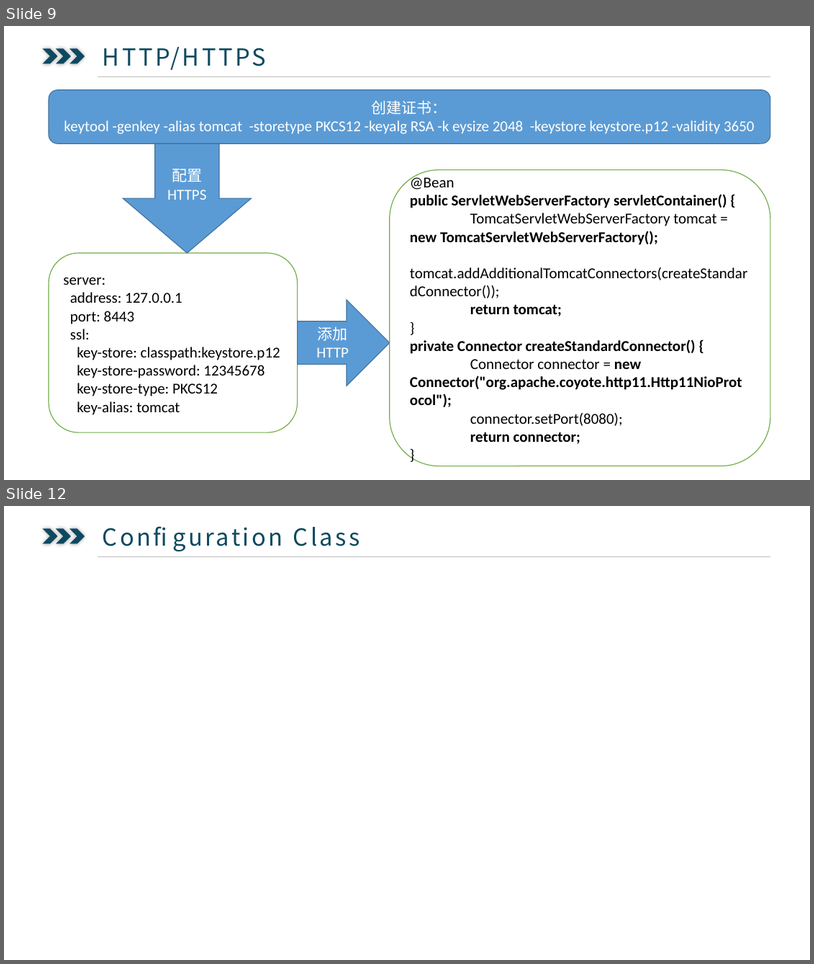
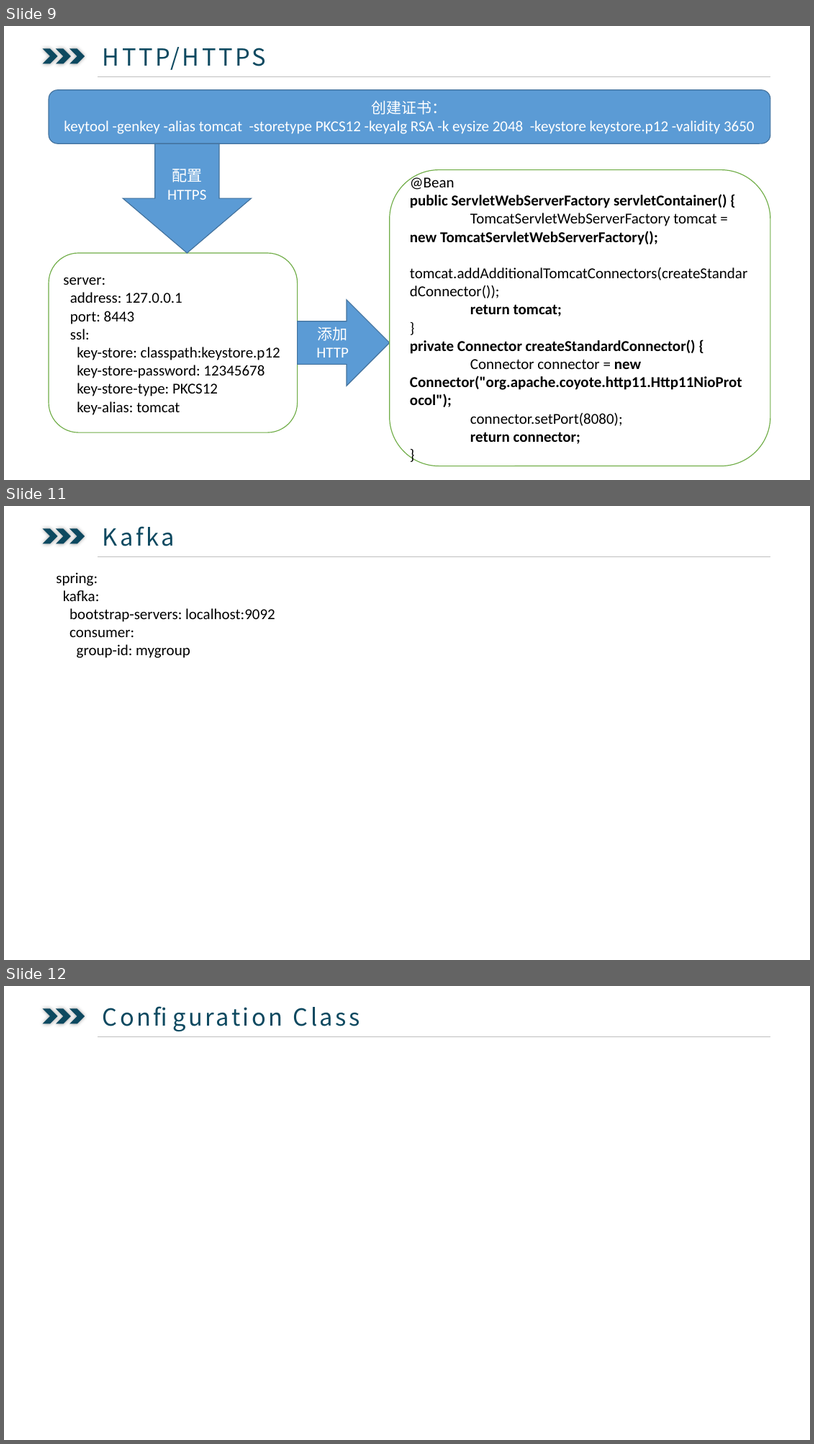
Before and after one commit to ysglyl/ppts, a slide deck: springboot.pptx. Shown one above the other, each under a label of ours: slides 9 and 12 before the commit, slides 9, 11 and 12 after it; the slides between them are not shown. The pictures are 814x964 and 814x1444 pixels, drawn with LibreOffice and Linux fonts; fonts in the diff are those of the drawing. Boxes give left, top, right and bottom in pixels: in the first picture for what was removed or moved away, otherwise in the second. Text is boxed around its words. In the diff, an @@ line names an element or a change of style, - is before the commit and + after.

```diff
--- a/springboot.pptx
+++ b/springboot.pptx
@@ slide 11 added at (4,506,810,960), background #FFFFFF @@
@@ text added at (98,520,449,554), 28 pt, text #0D4960 @@
+  Kafka
@@ chevron added at (43,528,58,543), fill #0D4960 @@
@@ chevron added at (56,528,71,543), fill #0D4960 @@
@@ chevron added at (70,528,85,543), fill #0D4960 @@
@@ line added from (98, 556) to (771, 556), #BFBFBF 0.5 pt @@
@@ text added at (56,572,275,658), 18 pt, text #000000 @@
+spring:
+kafka:
+bootstrap-servers: localhost:9092
+consumer:
+group-id: mygroup
```
Also in this commit, not shown: 1 slide changed, 1 slide removed, 1 other file.
